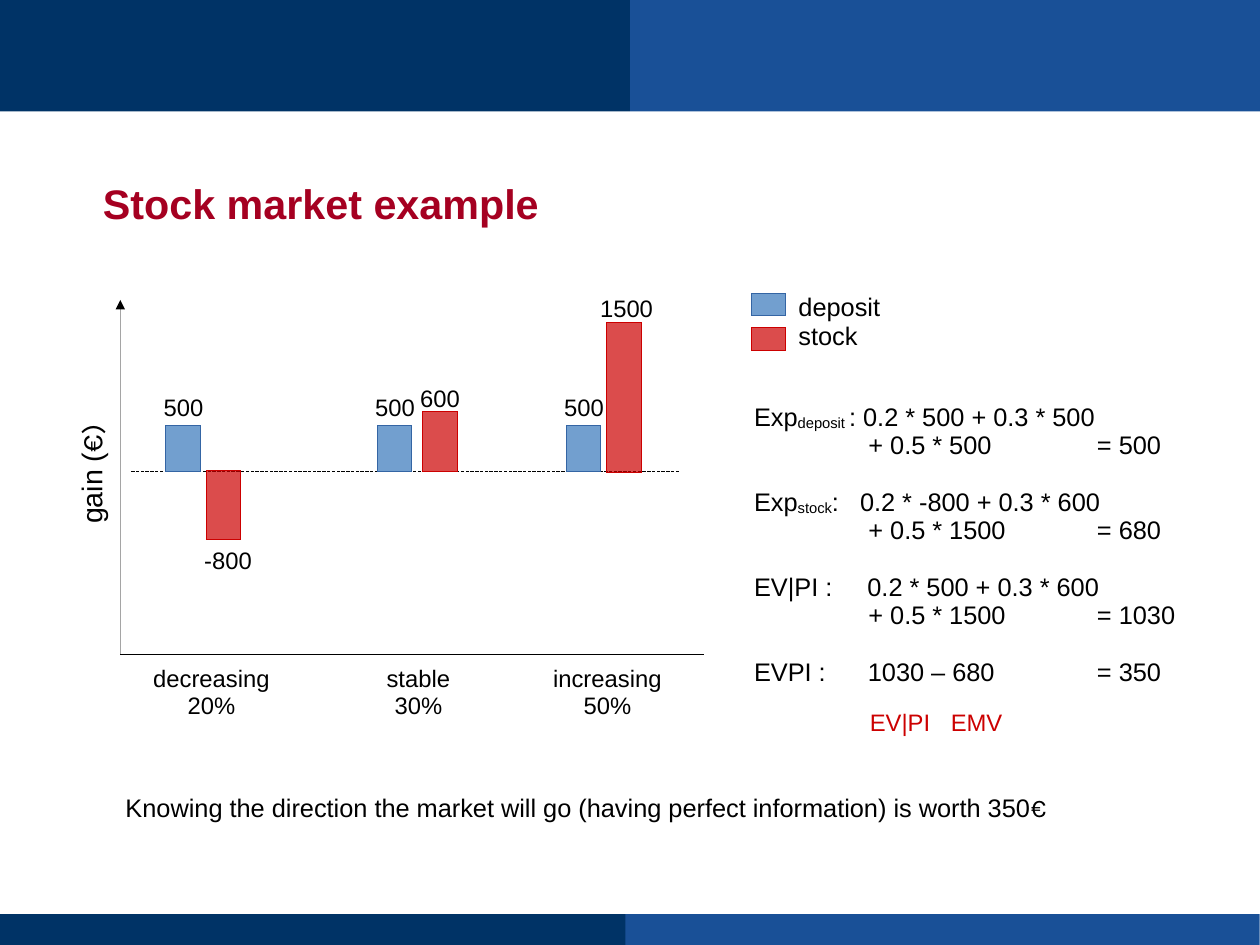
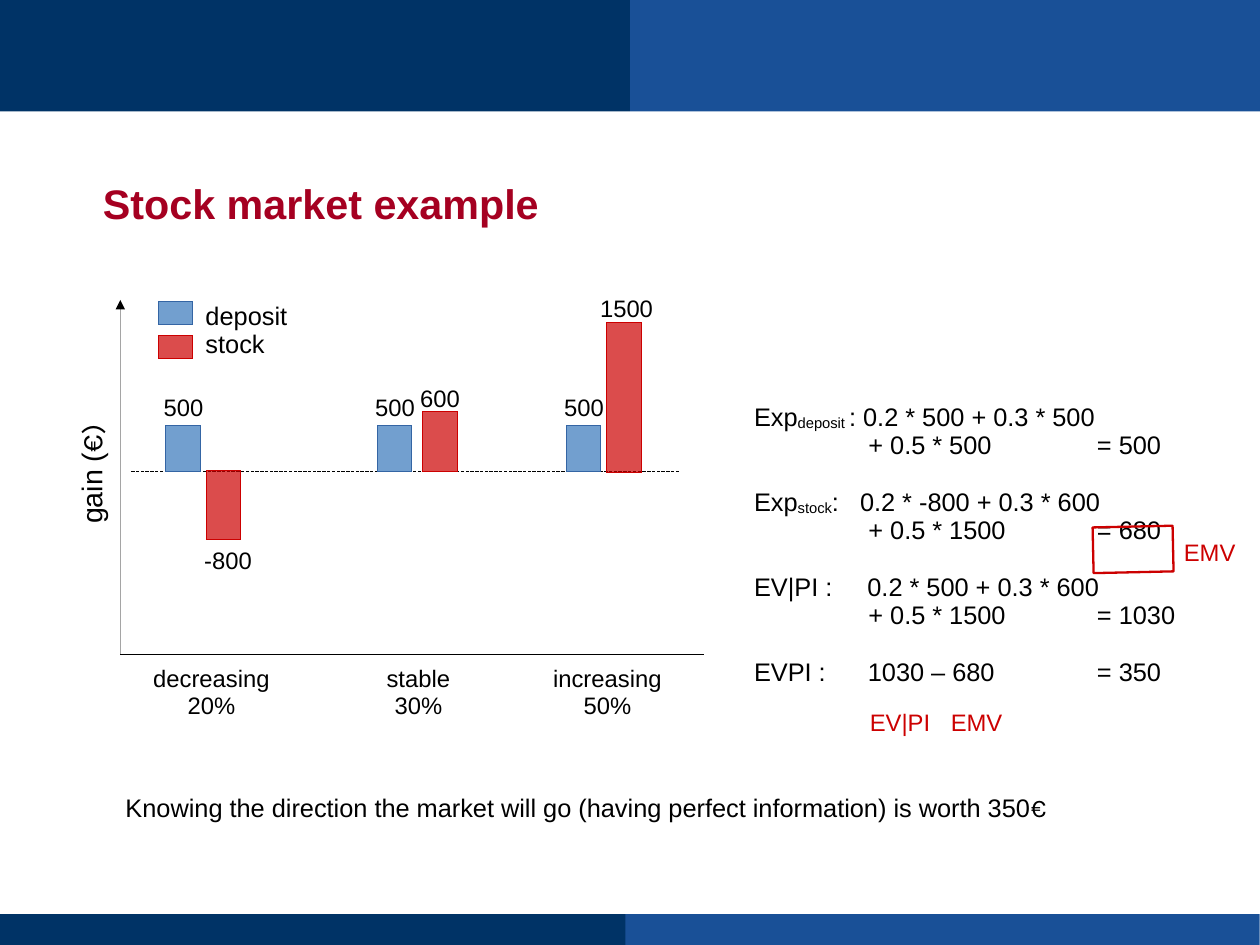
Before and after one commit to hortibonn/EVPI_Poster, a slide deck: slide 5 of images/EVPI.odp. Drawn at 1260x945 pixels with LibreOffice and Linux fonts; fonts in the diff are those of the drawing; background and template pictures are left out. Boxes give left, top, right and bottom in pixels: in the first picture for what was removed or moved away, otherwise in the second. Text is boxed around its words. In the diff, an @@ line names an element or a change of style, - is before the commit and + after.

```diff
--- a/images/EVPI.odp
+++ b/images/EVPI.odp
@@ 2 rectangles, 1 text: place and size @@
-2 rectangles, 1 text at [752, 293, 880, 350]
+2 rectangles, 1 text at [159, 302, 287, 359]
@@ rectangle added at [1093, 526, 1174, 574], outline #CC0000 1.45 pt @@
@@ text added at [1184, 544, 1236, 561], 15 pt, text #CC0000 @@
+EMV
```
Also in this commit, not shown: 4 other slides changed, 6 other files.
